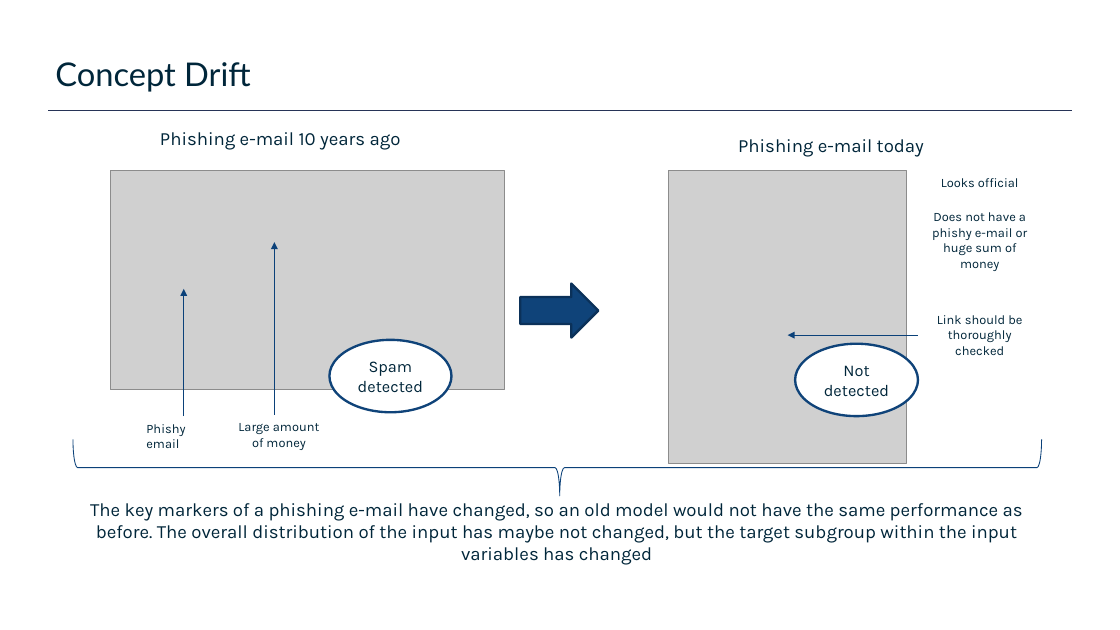
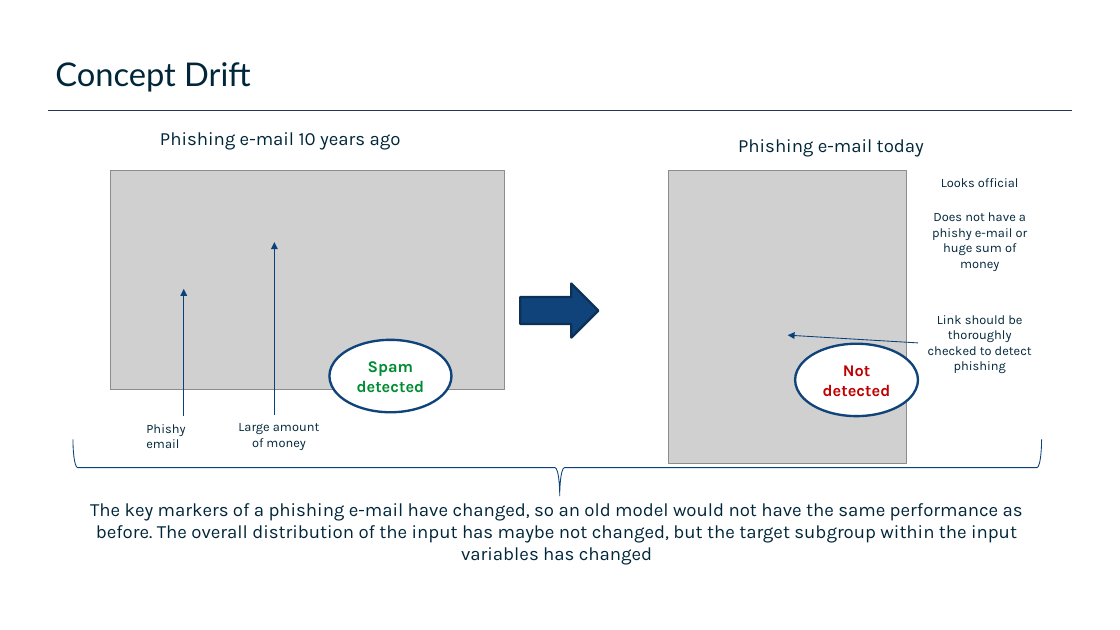
Before and after one commit to plpv/mlops-azure-course, a slide deck: slide 5 of CT_and_Model_Drift.pptx. Drawn at 1120x630 pixels with LibreOffice and Linux fonts; fonts in the diff are those of the drawing; grey boxes stand for pictures; background and template pictures are left out. Boxes give left, top, right and bottom in pixels: in the first picture for what was removed or moved away, otherwise in the second. Text is boxed around its words. In the diff, an @@ line names an element or a change of style, - is before the commit and + after.

Commit message:
update ppt

```diff
--- a/CT_and_Model_Drift.pptx
+++ b/CT_and_Model_Drift.pptx
@@ text at box(928, 315, 1032, 373): text changed @@
-Link should be thoroughly checked
+Link should be thoroughly checked to detect phishing
@@ ellipse "Spam detected" at box(329, 340, 451, 413): text colour #00263A to #008C32, bold on @@
@@ arrow moved from (918, 335) - (788, 335) to (918, 343) - (788, 335) @@
@@ ellipse "Not detected" at box(796, 344, 918, 416): text colour #00263A to #C00000, bold on @@
```
Also in this commit, not shown: 1 other slide changed, 1 slide added.
